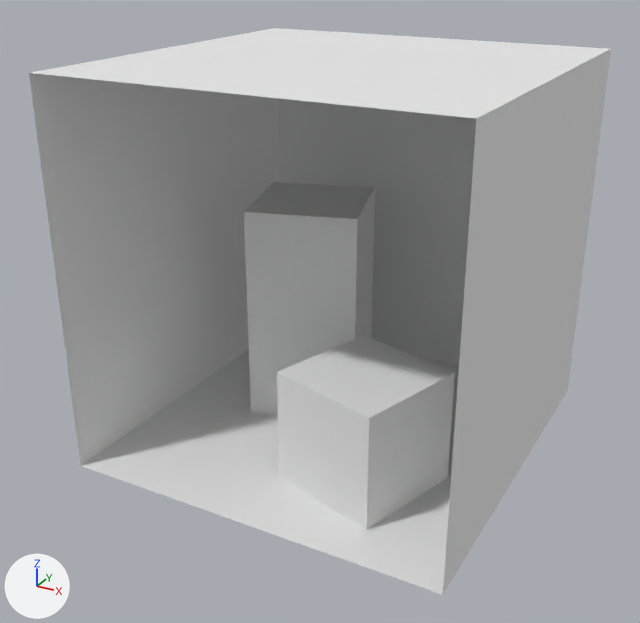
An edit to the OBJ model models/cornell-box.obj, drawn before and after from the same camera.
Rendered twice from a 50 mm lens placed at (5.44, -10.59, 4.39), pointed at (-0.14, -0.43, -0.69). Arrows for +X, +Y and +Z are at lower left; the lights stay in place. Where no turn or scale is listed for an object, it has been applied to the vertices.

In view in the first picture: 'back_wall', 'ceiling', 'floor', 'left_wall', 'right_wall', 'short_box', 'tall_box'.
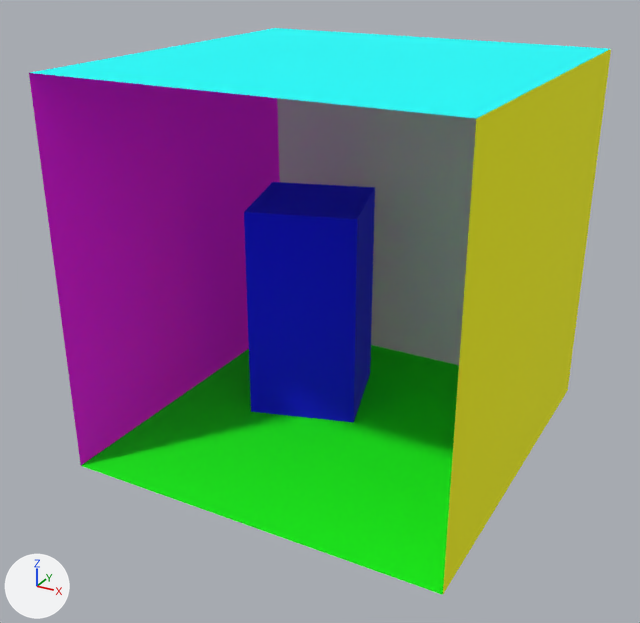
Pixel boxes (x1, y1, x2, y2) of what changed, in the pictures (640 x 623 px):
```json
{"object": "left_wall", "change": "recoloured", "before": [29, 73, 280, 465], "after": [29, 73, 280, 465]}
{"object": "floor", "change": "recoloured", "before": [81, 345, 459, 595], "after": [81, 345, 459, 595], "on screen": "white to green"}
{"object": "right_wall", "change": "recoloured", "before": [443, 49, 611, 594], "after": [443, 49, 611, 594], "on screen": "white to yellow"}
{"object": "ceiling", "change": "recoloured", "before": [31, 28, 610, 119], "after": [31, 28, 610, 119], "on screen": "white to cyan"}
{"object": "tall_box", "change": "recoloured", "before": [244, 182, 375, 422], "after": [244, 182, 375, 422], "on screen": "white to blue"}
{"object": "short_box", "change": "deleted", "before": [277, 335, 455, 530]}
```

Scene script edits in JSON lines:
```json
{"op": "set", "path": "mat_cyan.base_color", "old": "(0.8, 0.8, 0.8)", "new": "(0.0, 1.0, 1.0)", "note": "white #e7e7e7 -> cyan #00ffff"}
{"op": "set", "path": "mat_green.base_color", "old": "(0.8, 0.8, 0.8)", "new": "(0.0, 1.0, 0.0)", "note": "white #e7e7e7 -> green #00ff00"}
{"op": "set", "path": "mat_magenta.base_color", "old": "(0.8, 0.8, 0.8)", "new": "(1.0, 0.0, 1.0)", "note": "white #e7e7e7 -> pink #ff00ff"}
{"op": "set", "path": "mat_yellow.base_color", "old": "(0.8, 0.8, 0.8)", "new": "(1.0, 1.0, 0.0)", "note": "white #e7e7e7 -> yellow #ffff00"}
{"op": "set", "path": "mat_blue.base_color", "old": "(0.8, 0.8, 0.8)", "new": "(0.0, 0.0, 1.0)", "note": "white #e7e7e7 -> blue #0000ff"}
{"op": "remove", "block": "ob_short_box", "code": ["ob_short_box = bpy.data.objects.new('short_box', me_short_box)", "ob_short_box.location = (0.0, 0.0, 0.0)"]}
```
